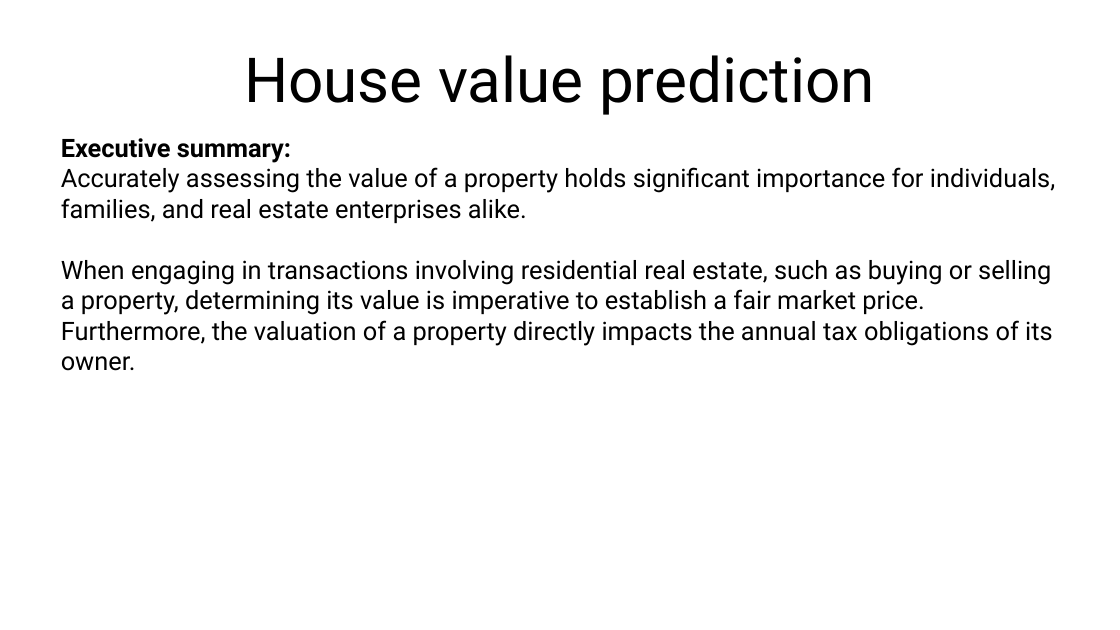
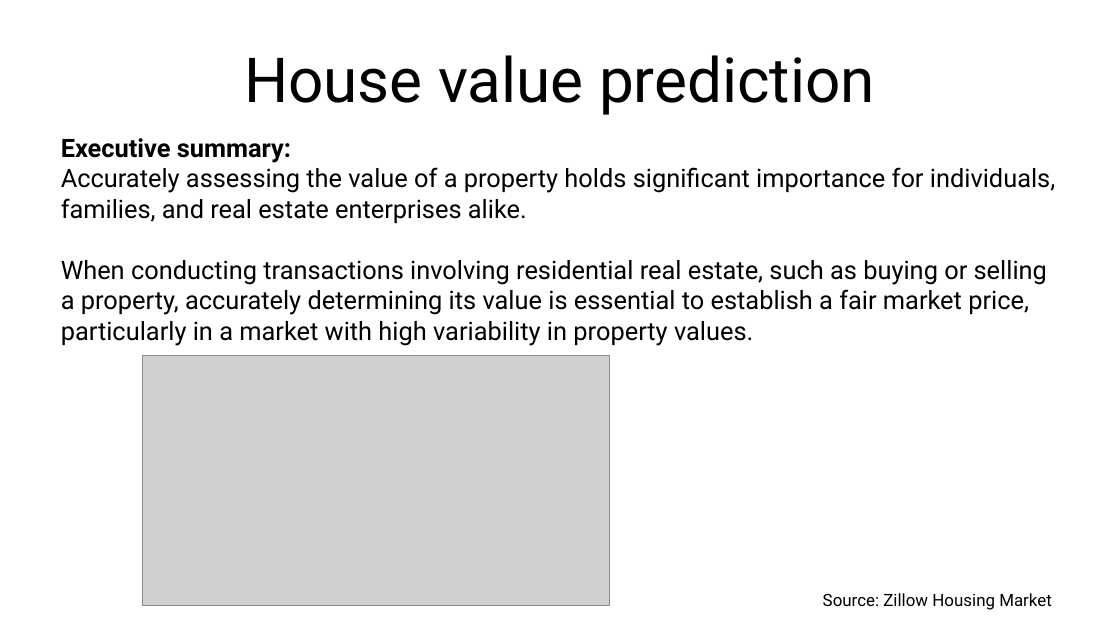
Before and after one commit to abourang/Zillow, a slide deck: slide 1 of presentation/Presentation.odp. Drawn at 1120x630 pixels with LibreOffice and Linux fonts; fonts in the diff are those of the drawing; grey boxes stand for pictures. Boxes give left, top, right and bottom in pixels: in the first picture for what was removed or moved away, otherwise in the second. Text is boxed around its words. In the diff, an @@ line names an element or a change of style, - is before the commit and + after.

Commit message:
updated presentation

```diff
--- a/presentation/Presentation.odp
+++ b/presentation/Presentation.odp
@@ text at (61, 260, 1047, 346): text changed @@
-When engaging in transactions involving residential real estate, such as buying or selling a property, determining its value is imperative to establish a fair market price. Furthermore, the valuation of a property directly impacts the annual tax obligations of its owner.
+When conducting transactions involving residential real estate, such as buying or selling a property, accurately determining its value is essential to establish a fair market price, particularly in a market with high variability in property values.
@@ picture added at (142, 356, 610, 606) @@
@@ text added at (823, 593, 1052, 610), 12 pt, text #000000 @@
+Source: Zillow Housing Market
```
Also in this commit, not shown: 5 other slides changed, 1 slide added, 3 other files.
